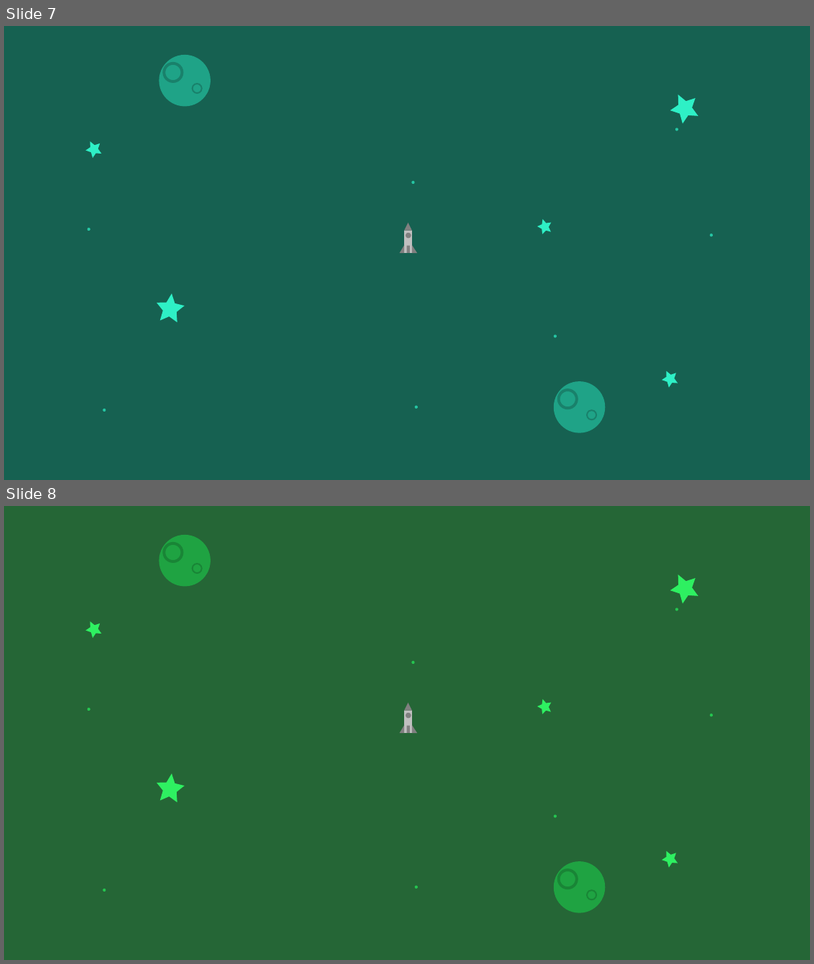
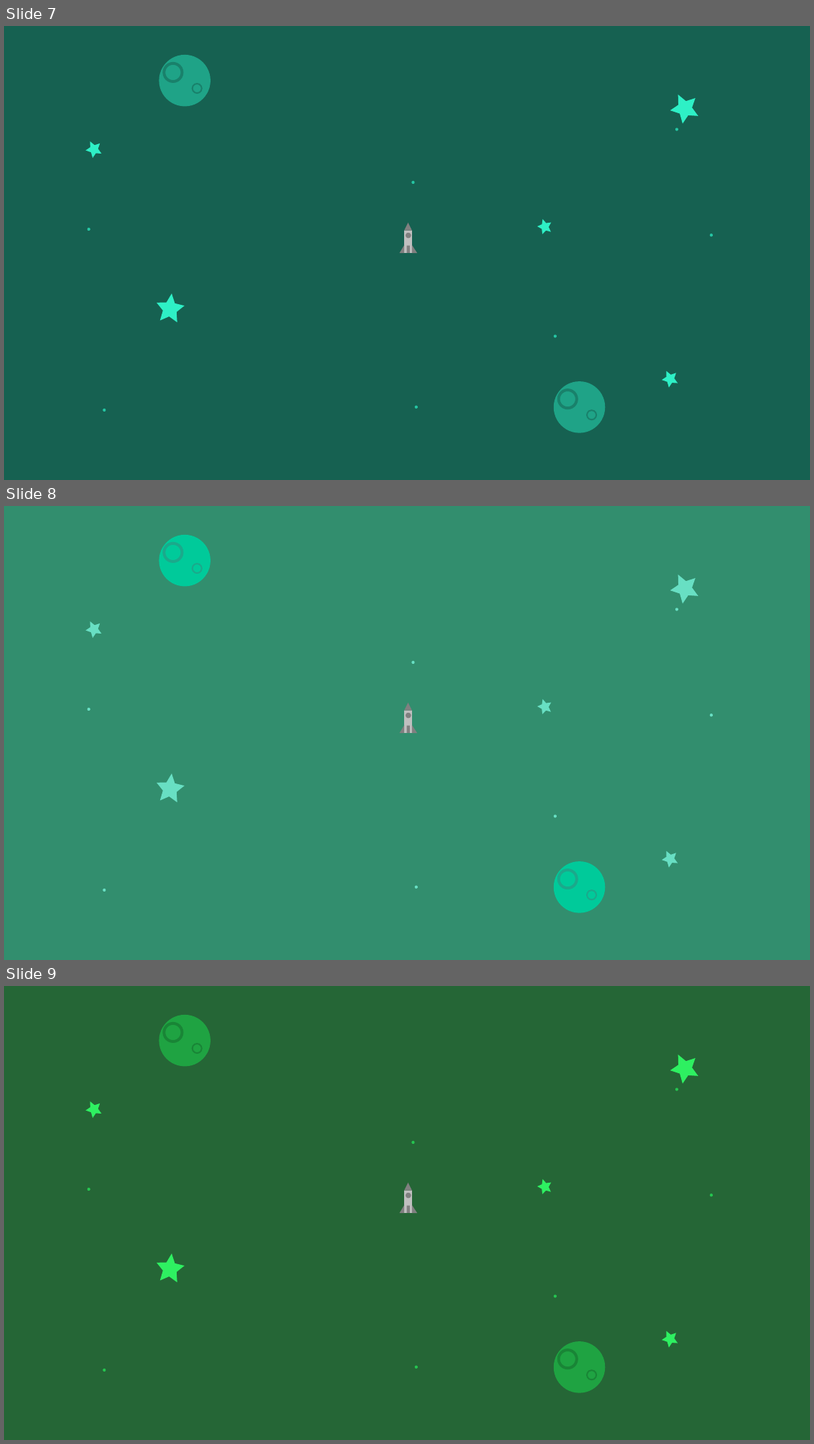
Before and after one commit to bcuixart/RaylibTestGame, a slide deck: Assets/PaletteTest.pptx. Shown one above the other, each under a label of ours: slides 7 and 8 before the commit, slides 7, 8 and 9 after it. The pictures are 814x964 and 814x1444 pixels, drawn with LibreOffice and Linux fonts; fonts in the diff are those of the drawing. Boxes give left, top, right and bottom in pixels: in the first picture for what was removed or moved away, otherwise in the second. Text is boxed around its words. In the diff, an @@ line names an element or a change of style, - is before the commit and + after.

```diff
--- a/Assets/PaletteTest.pptx
+++ b/Assets/PaletteTest.pptx
@@ slide 8 added at box(4, 506, 810, 960), background #FFFFFF @@
@@ rectangle added at box(4, 506, 810, 960), fill #328E6E @@
@@ ellipse added at box(159, 535, 211, 587), fill #00CA9A @@
@@ group added at box(83, 569, 703, 869): 5 stars @@
@@ rectangle added at box(404, 710, 412, 733), fill #BFBFBF @@
@@ group added at box(88, 608, 714, 891): 7 ellipses @@
@@ group added at box(399, 703, 417, 733): 3 triangles, 1 ellipse, 1 rectangle @@
@@ ellipse added at box(554, 861, 605, 913), fill #00CA9A @@
@@ group added at box(162, 542, 597, 901): 4 donuts @@
@@ what was slide 8 is now slide 9 @@
```
Also in this commit, not shown: 29 other slides added, 2 other files.
